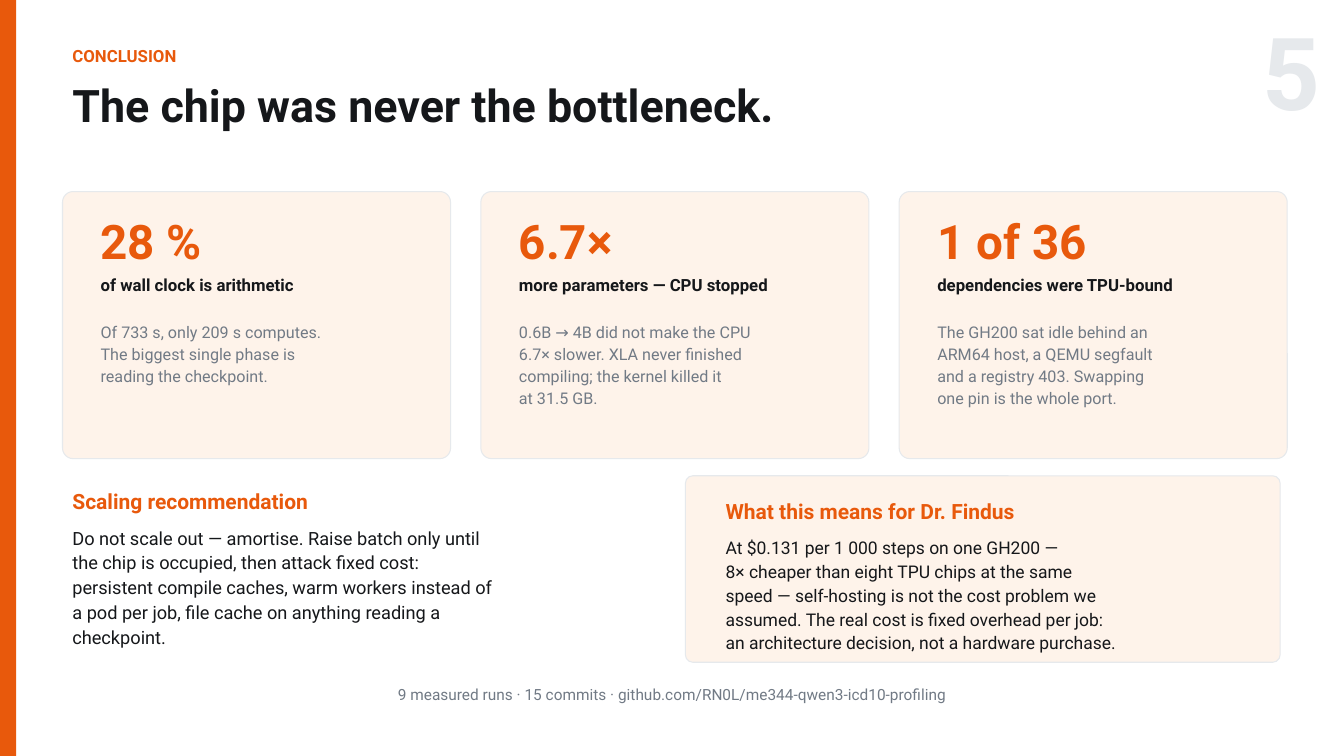
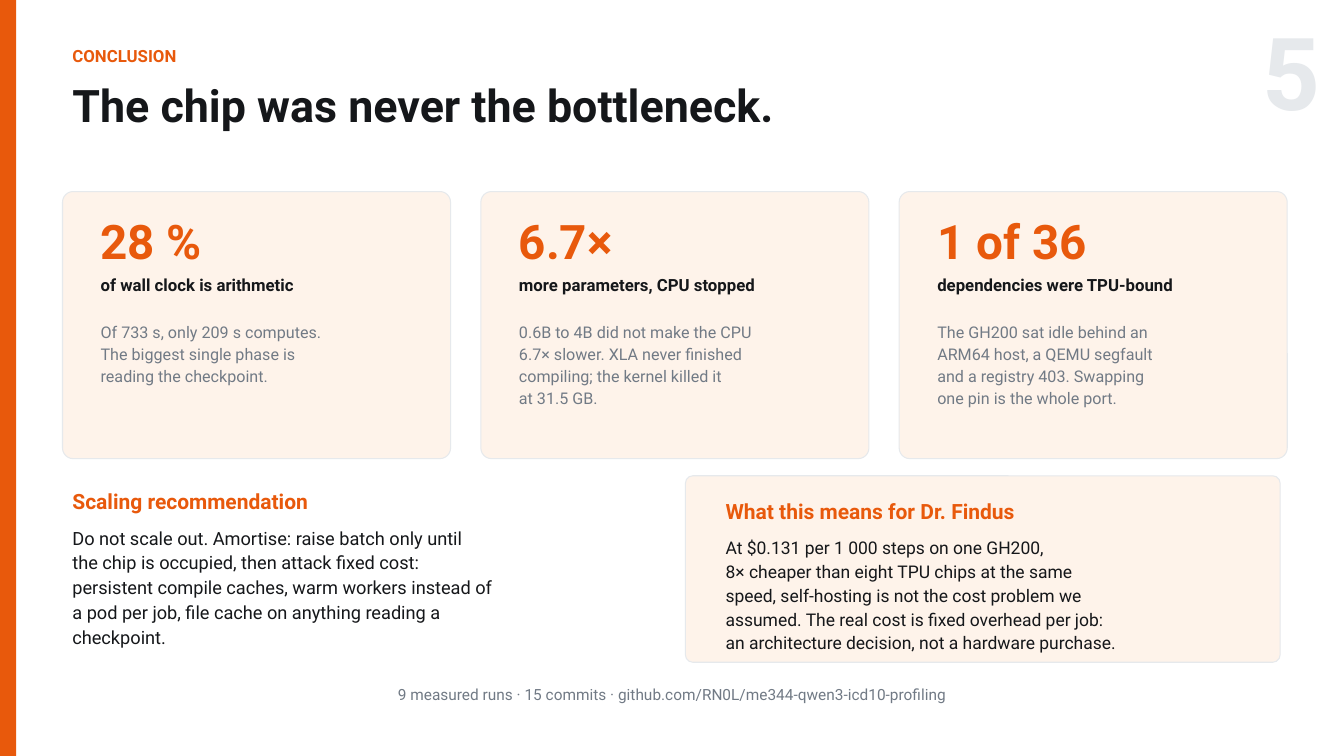
Before and after one commit to RN0L/me344-qwen3-icd10-profiling, a slide deck: slide 5 of slides/ME344_Final_Arnold_Hambuch.pptx. Drawn at 1344x756 pixels with LibreOffice and Linux fonts; fonts in the diff are those of the drawing. Boxes give left, top, right and bottom in pixels: in the first picture for what was removed or moved away, otherwise in the second. Text is boxed around its words. In the diff, an @@ line names an element or a change of style, - is before the commit and + after.

```diff
--- a/slides/ME344_Final_Arnold_Hambuch.pptx
+++ b/slides/ME344_Final_Arnold_Hambuch.pptx
@@ text at [519, 278, 755, 295]: text changed @@
-more parameters — CPU stopped
+more parameters, CPU stopped
@@ text at [519, 326, 751, 338]: text changed @@
-0.6B → 4B did not make the CPU
+0.6B to 4B did not make the CPU
@@ text at [72, 531, 462, 549]: text changed @@
-Do not scale out — amortise. Raise batch only until
+Do not scale out. Amortise: raise batch only until
@@ text at [726, 539, 1043, 558]: text changed @@
-At $0.131 per 1 000 steps on one GH200 —
+At $0.131 per 1 000 steps on one GH200,
@@ text at [726, 588, 1081, 606]: text changed @@
-speed — self-hosting is not the cost problem we
+speed, self-hosting is not the cost problem we
```
Also in this commit, not shown: 4 other slides changed, 4 other files.
